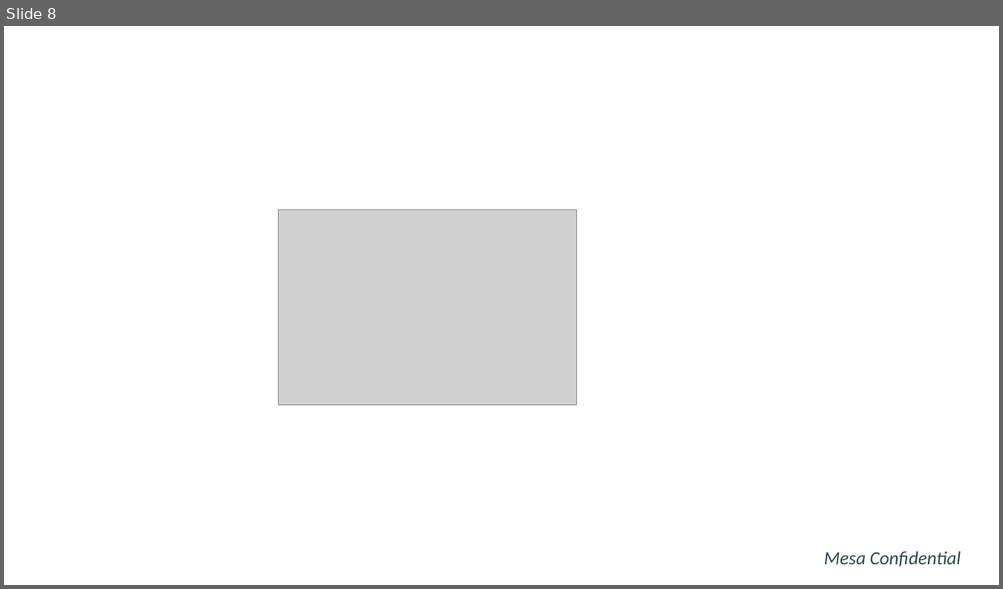
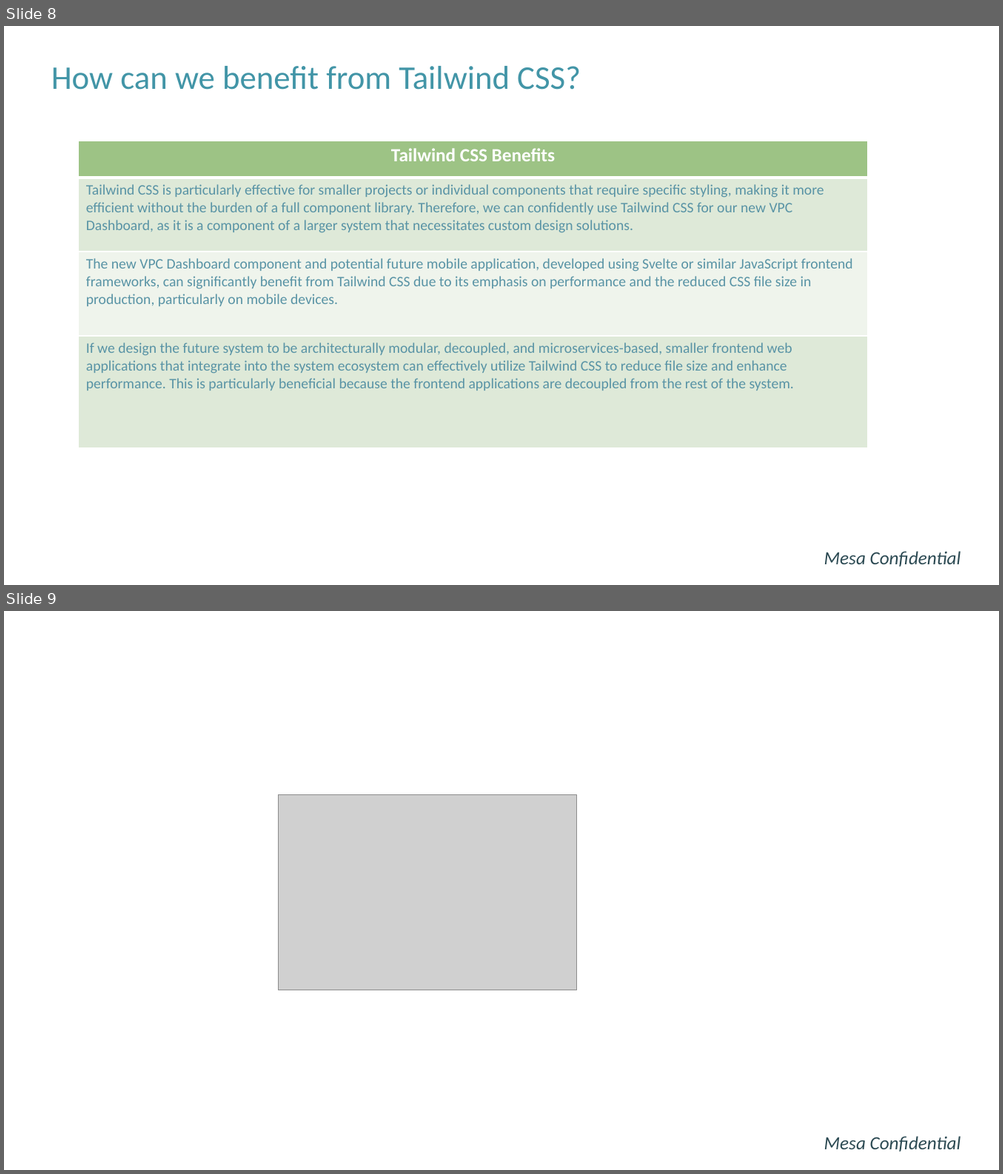
Before and after one commit to hunghpham/MVP-Application-Sensor-Telemetry-System, a slide deck: Power Point Slides/Tailwind vs Bootstrap.pptx. Shown one above the other, each under a label of ours: slide 8 before the commit, slides 8 and 9 after it. The pictures are 1003x589 and 1003x1174 pixels, drawn with LibreOffice and Linux fonts; fonts in the diff are those of the drawing; grey boxes stand for pictures; background and template pictures are left out. Boxes give left, top, right and bottom in pixels: in the first picture for what was removed or moved away, otherwise in the second. Text is boxed around its words. In the diff, an @@ line names an element or a change of style, - is before the commit and + after.

Commit message:
-Add updated and completed all power point slides for each technology used in the MVP project discussing their tradeoffs and benefit for us -Move sensor_simulator program into docker so everything runs at once when building docker compose, no need to run it after anymore -Update README.md file to have proper markdowns

```diff
--- a/Power Point Slides/Tailwind vs Bootstrap.pptx
+++ b/Power Point Slides/Tailwind vs Bootstrap.pptx
@@ slide 8 added at [4,26,999,585], background #FFFFFF @@
@@ title added at [51,66,580,90], 32 pt, text #4295A7 @@
+How can we benefit from Tailwind CSS?
@@ table added at [79,141,868,449], 4 rows, 1 columns @@
+Tailwind CSS Benefits
+Tailwind CSS is particularly effective for smaller projects or individual components that require specific styling, making it more efficient without the burden of a full component library. Therefore, we can confidently use Tailwind CSS for our new VPC Dashboard, as it is a component of a larger system that necessitates custom design solutions.
+The new VPC Dashboard component and potential future mobile application, developed using Svelte or similar JavaScript frontend frameworks, can significantly benefit from Tailwind CSS due to its emphasis on performance and the reduced CSS file size in production, particularly on mobile devices.
+If we design the future system to be architecturally modular, decoupled, and microservices-based, smaller frontend web applications that integrate into the system ecosystem can effectively utilize Tailwind CSS to reduce file size and enhance performance. This is particularly beneficial because the frontend applications are decoupled from the rest of the system.
@@ text added at [824,551,961,567], 18 pt, text #2C4A52, italic @@
+Mesa Confidential
@@ what was slide 8 is now slide 9 @@
```
Also in this commit, not shown: 5 slides changed, 2 other slides added, 2 slides removed, 19 other files.
